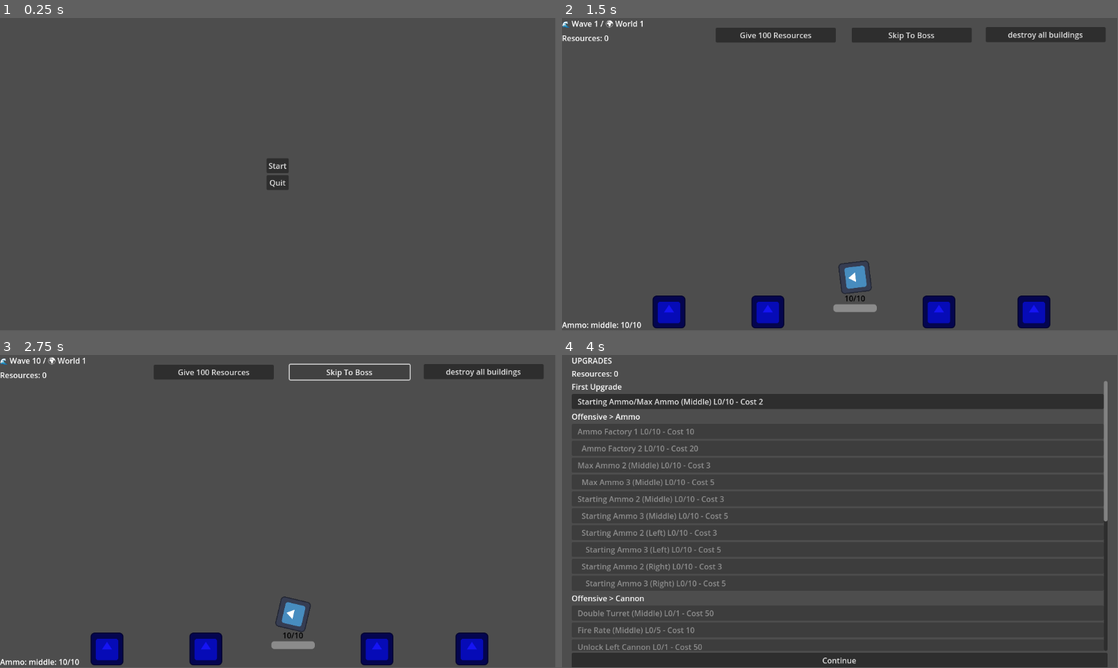
Above: before the commit, frames 1-4 (two rows, left to right).
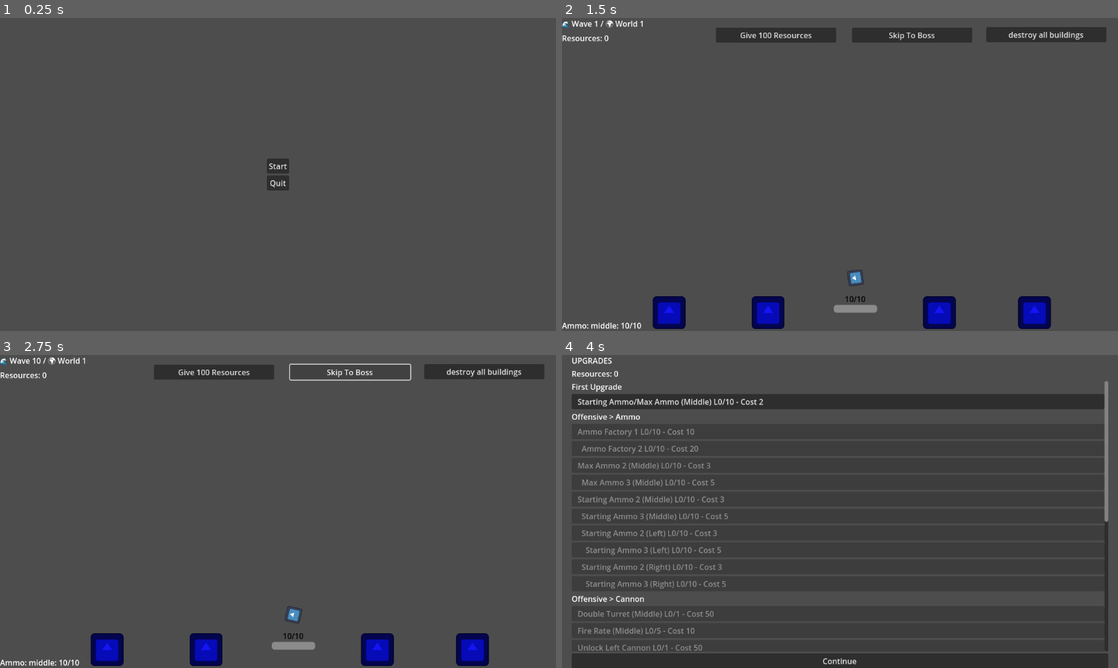
Above: after the commit, the same moments.

Repository: aceofknights/Missile-Game
Game: Godot game, scene res://Scene/MainMenu.tscn
The game is run twice, just before and just after one commit, with the same random seed, the same clock (stepped at 60 frames per second) and the same inputs. The engine's default icon, where the game draws it, is replaced by a stand-in: a white triangle on a blue panel in a dark square.
Inputs:
- Up to frame 1 (0.25 s): no input
- Up to frame 2 (1.5 s): click "Start" at 0.5 s; click "World 1 - Deploy" at 1.25 s
- Up to frame 3 (2.75 s): click "Skip To Boss" at 2 s
- Up to frame 4 (4 s): click "Skip To Boss" at 2.75 s; click "destroy all buildings" at 3.5 s
In our replay, the window is 799x449 before the commit and 800x450 after it. These sizes can differ from the game's own. Grey fills any space a smaller window leaves; there, only what the larger window draws over its background counts as a difference.

The runs differ from the first frame. In frame 1, less than 0.1% of the frame differs, in the area x 48-52%, y 46-55%; in frame 2, 1.2%; in frame 3, 1.2%; in frame 4, 2.0%, in the area x 0-100%, y 0-100%.

Commit message:
resize sprites

Diff:
--- a/Scene/cannon.tscn
+++ b/Scene/cannon.tscn
@@ -5,18 +5,17 @@
 [ext_resource type="PackedScene" uid="uid://d3kinnbojuaxp" path="res://Scene/projectile.tscn" id="2_w50be"]
 
 [sub_resource type="RectangleShape2D" id="RectangleShape2D_w28l3"]
-size = Vector2(127, 126)
+size = Vector2(64, 64)
 
 [node name="Cannon" type="Area2D"]
 script = ExtResource("1_riktf")
 projectile_scene = ExtResource("2_w50be")
 
 [node name="Sprite2D" type="Sprite2D" parent="."]
-scale = Vector2(0.5, 0.5)
+scale = Vector2(0.25, 0.25)
 texture = ExtResource("2_sbulk")
 
 [node name="CollisionShape2D" type="CollisionShape2D" parent="."]
-position = Vector2(0.5, 0)
 scale = Vector2(0.5, 0.5)
 shape = SubResource("RectangleShape2D_w28l3")
 
--- a/Scene/enemy.tscn
+++ b/Scene/enemy.tscn
@@ -7,7 +7,7 @@
 [sub_resource type="CanvasItemMaterial" id="CanvasItemMaterial_givr7"]
 
 [sub_resource type="RectangleShape2D" id="RectangleShape2D_gk6nl"]
-size = Vector2(26, 28)
+size = Vector2(13, 13)
 
 [node name="Enemy" type="Area2D"]
 collision_mask = 4
@@ -18,7 +18,7 @@
 modulate = Color(1, 0.0117647, 0.0117647, 1)
 material = SubResource("CanvasItemMaterial_givr7")
 rotation = -3.14159
-scale = Vector2(0.205822, 0.210673)
+scale = Vector2(0.1, 0.102)
 texture = ExtResource("2_x0dry")
 
 [node name="CollisionShape2D" type="CollisionShape2D" parent="."]
--- a/Scene/projectile.tscn
+++ b/Scene/projectile.tscn
@@ -5,7 +5,7 @@
 [ext_resource type="PackedScene" uid="uid://g0r4peps31qo" path="res://Scene/explosion.tscn" id="2_y2y6o"]
 
 [sub_resource type="RectangleShape2D" id="RectangleShape2D_h4p2n"]
-size = Vector2(32, 32)
+size = Vector2(12, 12)
 
 [node name="Projectile" type="Area2D" groups=["projectile"]]
 position = Vector2(36, 13)
@@ -19,5 +19,5 @@
 
 [node name="Sprite2D" type="Sprite2D" parent="."]
 modulate = Color(1, 1, 0, 1)
-scale = Vector2(0.25, 0.25)
+scale = Vector2(0.1, 0.1)
 texture = ExtResource("2_nbhe5")
--- a/Scripts/enemy.gd
+++ b/Scripts/enemy.gd
@@ -1,7 +1,7 @@
 extends Area2D
 
 @export var explosion_scene: PackedScene
-@export var speed := 150.0
+@export var speed := 100.0
 
 signal enemy_died
 
--- a/Scripts/projectile.gd
+++ b/Scripts/projectile.gd
@@ -1,7 +1,7 @@
 extends Area2D
 
 @export var explosion_scene: PackedScene
-@export var speed := 400
+@export var speed := 360
 var target: Vector2
 
 
--- a/project.godot
+++ b/project.godot
@@ -18,6 +18,10 @@
 
 GameManager="*res://Scripts/GameManager.gd"
 
+[display]
+
+window/stretch/mode="viewport"
+
 [dotnet]
 
 project/assembly_name="MissileCommandClone"
